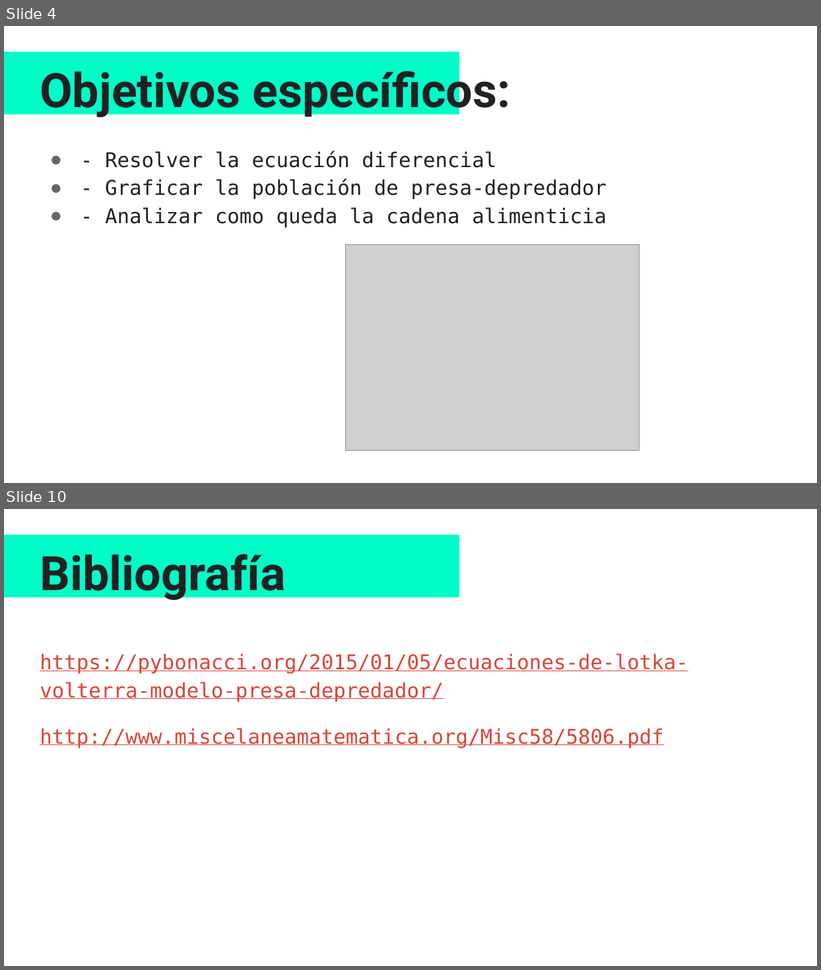
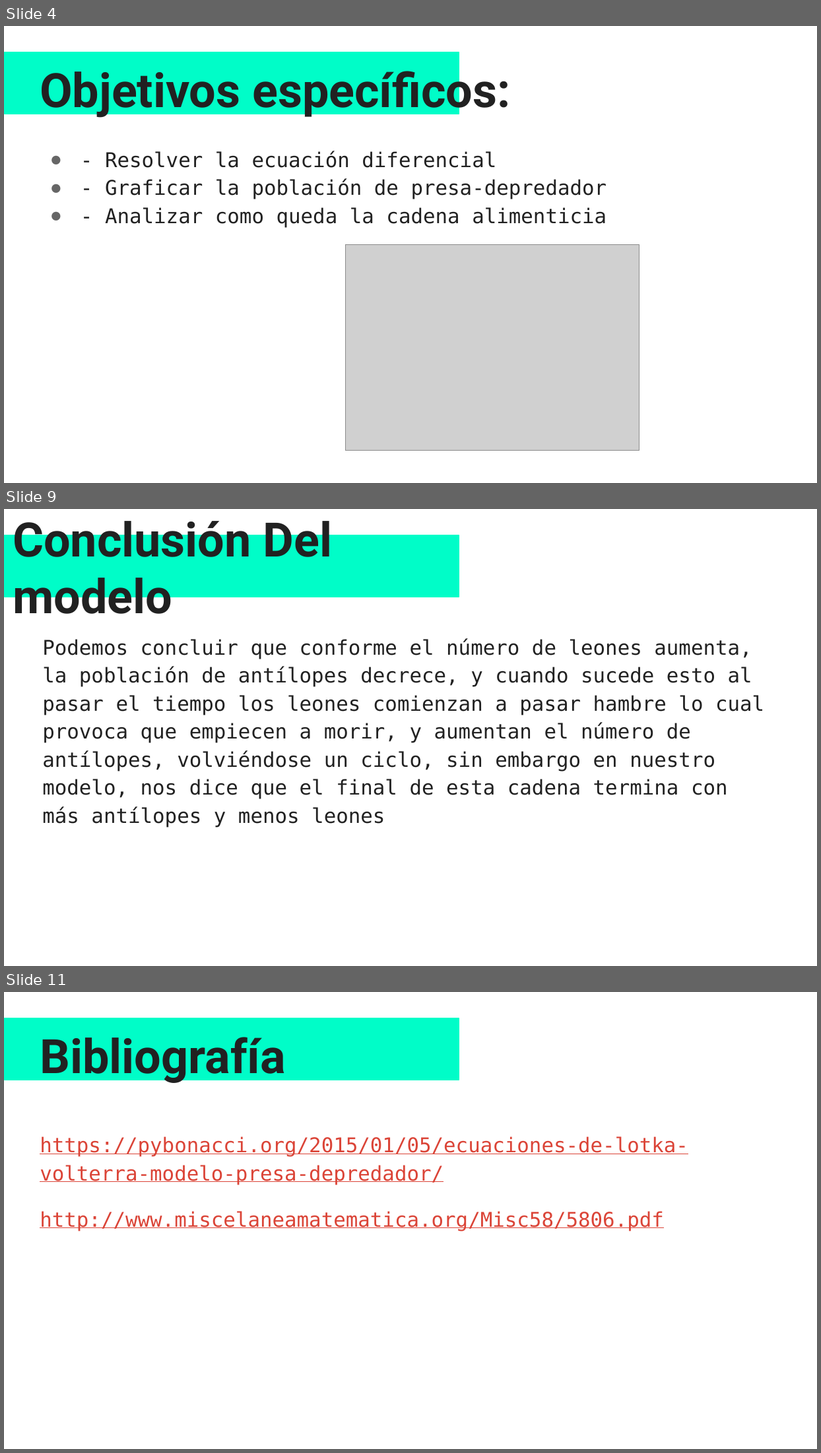
Before and after one commit to Carolina1002/proyecto_modulo3, a slide deck: Modelo lotka-volterra.pptx. Shown one above the other, each under a label of ours: slides 4 and 10 before the commit, slides 4, 9 and 11 after it; the slides between them are not shown. The pictures are 821x970 and 821x1453 pixels, drawn with LibreOffice and Linux fonts; fonts in the diff are those of the drawing; grey boxes stand for pictures. Boxes give left, top, right and bottom in pixels: in the first picture for what was removed or moved away, otherwise in the second. Text is boxed around its words. In the diff, an @@ line names an element or a change of style, - is before the commit and + after.

```diff
--- a/Modelo lotka-volterra.pptx
+++ b/Modelo lotka-volterra.pptx
@@ slide 9 added at bbox=[4, 509, 817, 966], background #FFFFFF @@
@@ rectangle added at bbox=[5, 535, 459, 597], fill #00FDC8, outline #00FDC8 0.75 pt, 42 pt, text #212121, bold @@
+Conclusión Del modelo
@@ text added at bbox=[42, 638, 764, 828], 18 pt, text #212121 @@
+Podemos concluir que conforme el número de leones aumenta, la población de antílopes decrece, y cuando sucede esto al pasar el tiempo los leones comienzan a pasar hambre lo cual provoca que empiecen a morir, y aumentan el número de antílopes, volviéndose un ciclo, sin embargo en nuestro modelo, nos dice que el final de esta cadena termina con más antílopes y menos leones
@@ what was slide 10 is now slide 11 @@
```
Also in this commit, not shown: 6 slides changed, 1 other slide added, 1 slide removed, 1 other file.
